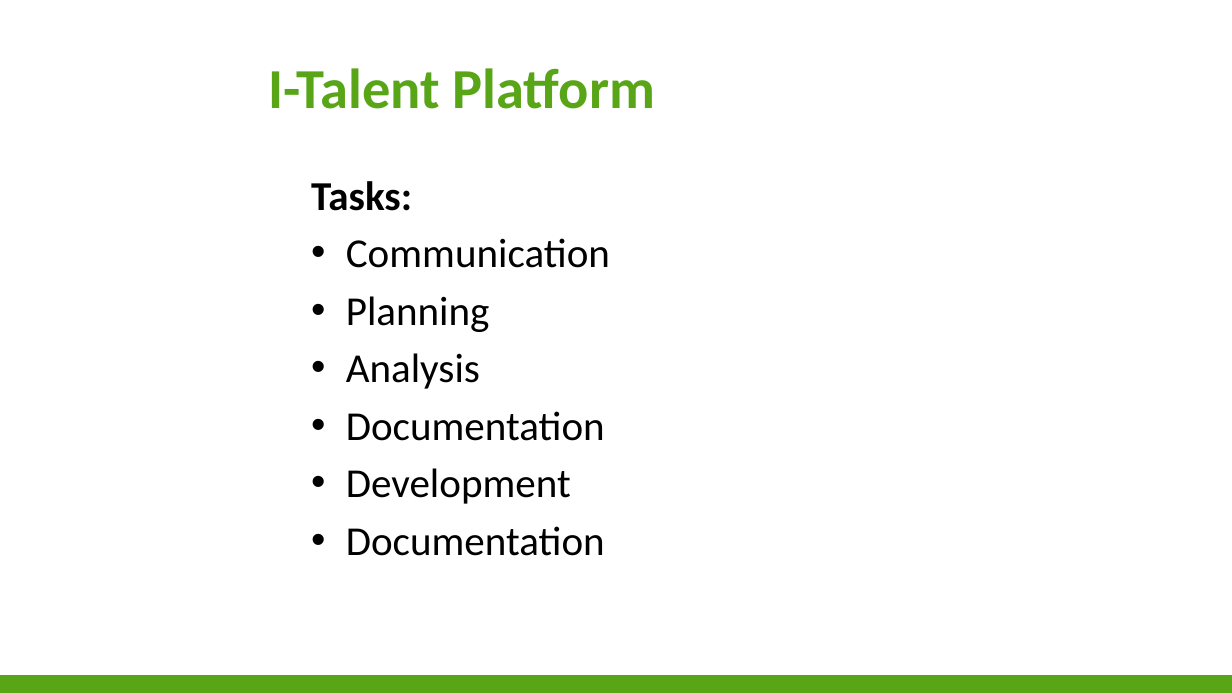
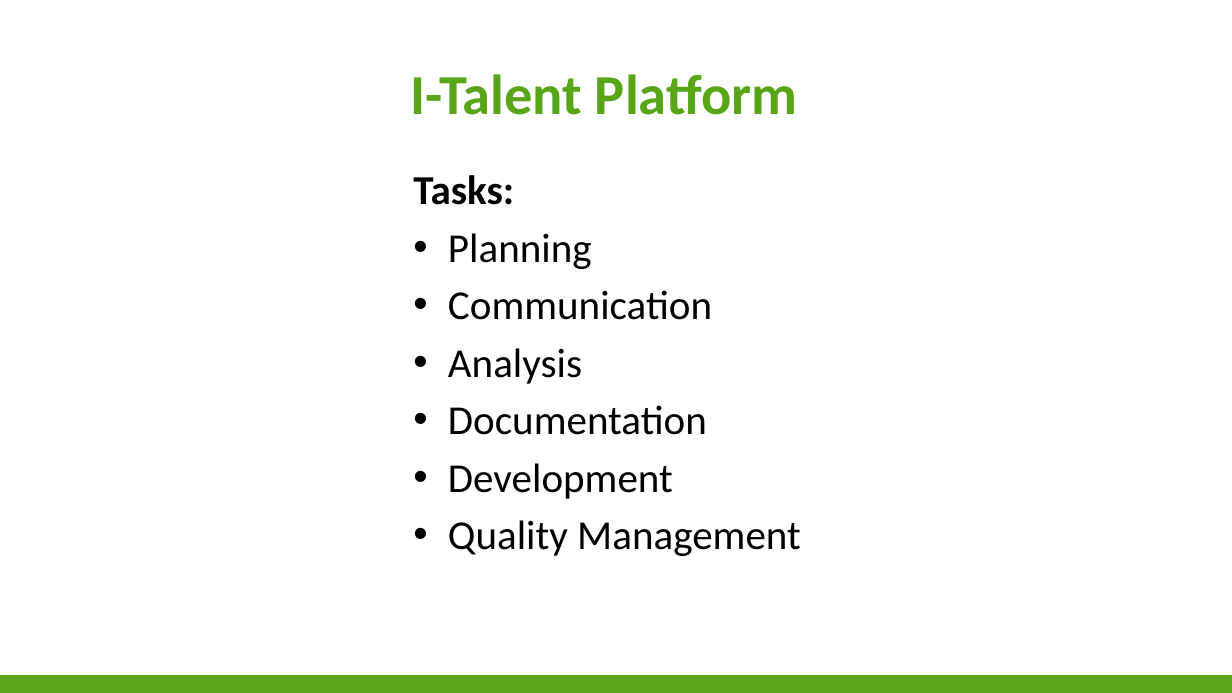
Before and after one commit to niekvandael/iTalent, a slide deck: slide 3 of italent/documents/english/EnglishPresentation.pptx. Drawn at 1232x693 pixels with LibreOffice and Linux fonts; fonts in the diff are those of the drawing; background and template pictures are left out. Boxes give left, top, right and bottom in pixels: in the first picture for what was removed or moved away, otherwise in the second. Text is boxed around its words. In the diff, an @@ line names an element or a change of style, - is before the commit and + after.

```diff
--- a/italent/documents/english/EnglishPresentation.pptx
+++ b/italent/documents/english/EnglishPresentation.pptx
@@ title "I-Talent Platform": place and size @@
-title "I-Talent Platform" at [268,68,655,109]
+title "I-Talent Platform" at [411,74,797,115]
@@ text "Tasks:": place and size @@
-text "Tasks:" at [311,181,610,556]
+text "Tasks:" at [413,175,801,556]
@@ text at [448,233,592,269]: paragraph added @@
+• Planning
@@ text at [346,296,490,332]: paragraph removed @@
-• Planning
@@ text at [448,520,801,556]: text changed @@
-• Documentation
+• Quality Management
```
Also in this commit, not shown: 3 other slides changed.
